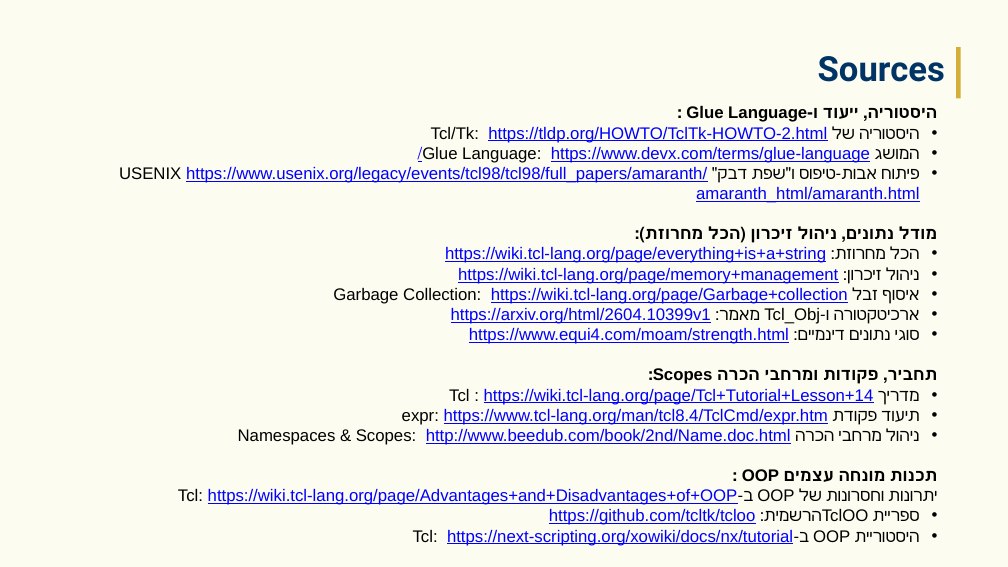
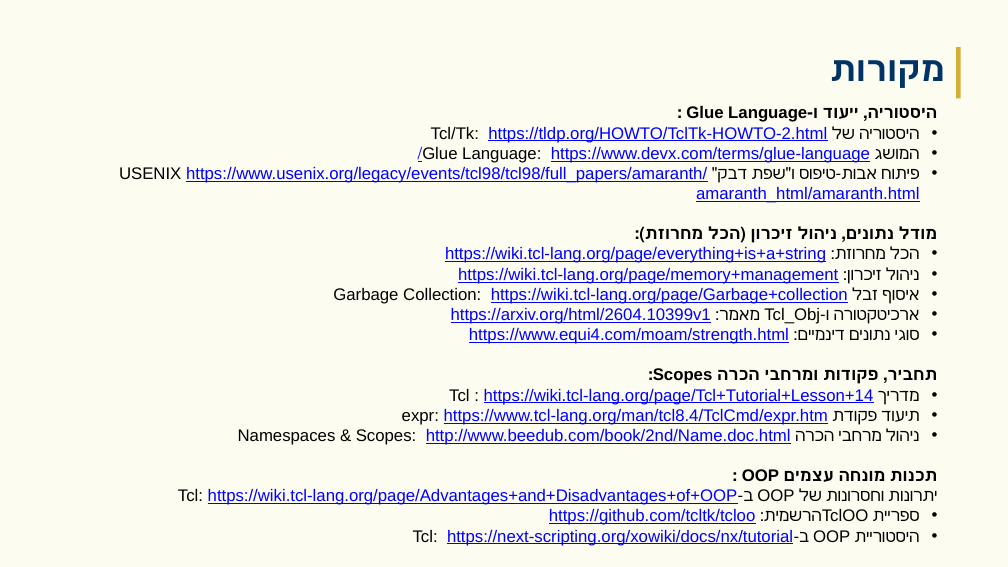
Before and after one commit to GuedaliaMahonAccount/Ekronot-Noam-Guedalia_6659_6064, a slide deck: slide 28 of מצגת מעודכנת TCL.pptx. Drawn at 1008x567 pixels with LibreOffice and Linux fonts; fonts in the diff are those of the drawing; background and template pictures are left out. Boxes give left, top, right and bottom in pixels: in the first picture for what was removed or moved away, otherwise in the second. Text is boxed around its words. In the diff, an @@ line names an element or a change of style, - is before the commit and + after.

```diff
--- a/מצגת מעודכנת TCL.pptx
+++ b/מצגת מעודכנת TCL.pptx
@@ text at (x1=830, y1=60, x2=945, y2=88): text changed @@
-Sources
+מקורות
```
Also in this commit, not shown: 2 other slides changed.
